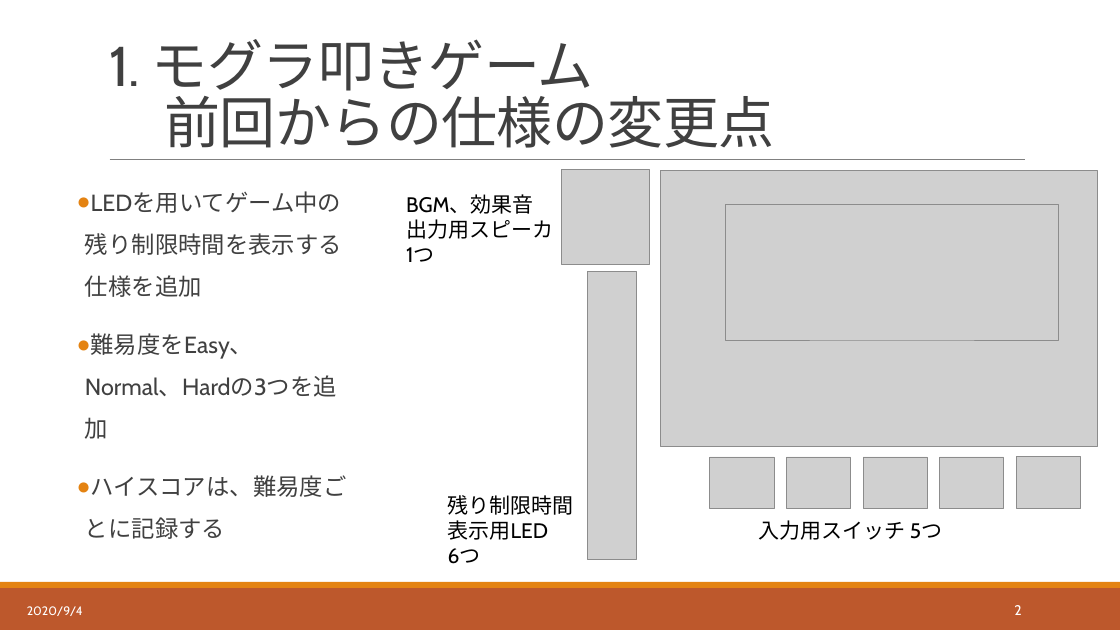
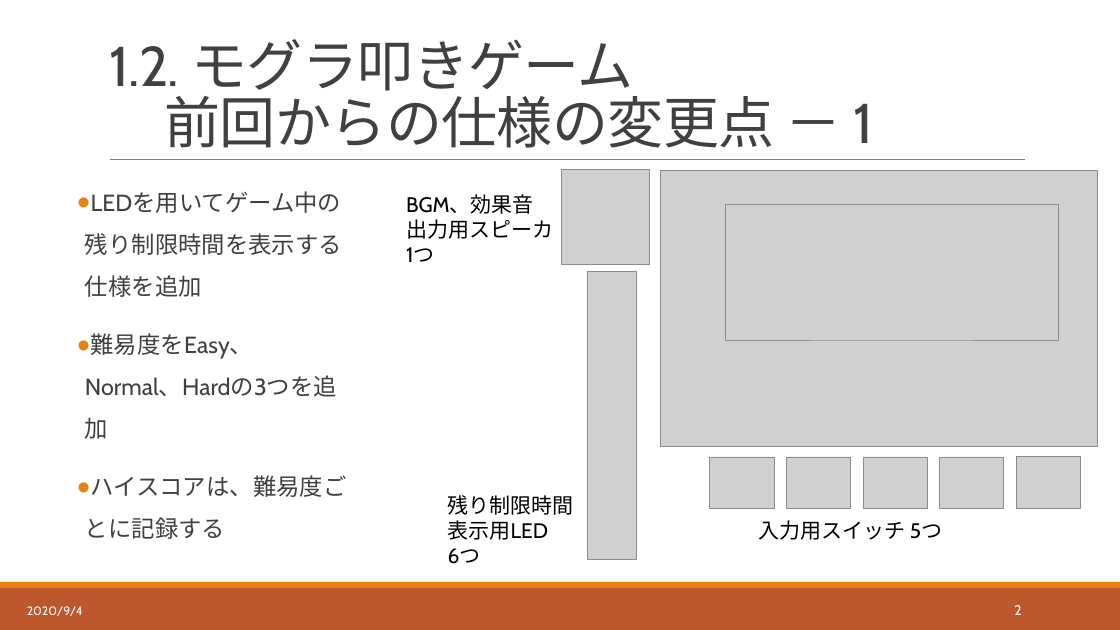
Before and after one commit to hakohumi/comp.train.whack-a-mole, a slide deck: slide 3 of 資料/設計書/発表資料/設計レビュー_発表資料.pptx. Drawn at 1120x630 pixels with LibreOffice and Linux fonts; fonts in the diff are those of the drawing; grey boxes stand for pictures. Boxes give left, top, right and bottom in pixels: in the first picture for what was removed or moved away, otherwise in the second. Text is boxed around its words. In the diff, an @@ line names an element or a change of style, - is before the commit and + after.

Commit message:
タイトル、前回からの変更点を少しだけ修正

```diff
--- a/資料/設計書/発表資料/設計レビュー_発表資料.pptx
+++ b/資料/設計書/発表資料/設計レビュー_発表資料.pptx
@@ title at bbox=[109, 39, 874, 148]: text changed @@
-1. モグラ叩きゲーム
-前回からの仕様の変更点
+1.2. モグラ叩きゲーム
+前回からの仕様の変更点 － 1
```
Also in this commit, not shown: 3 other slides changed.
